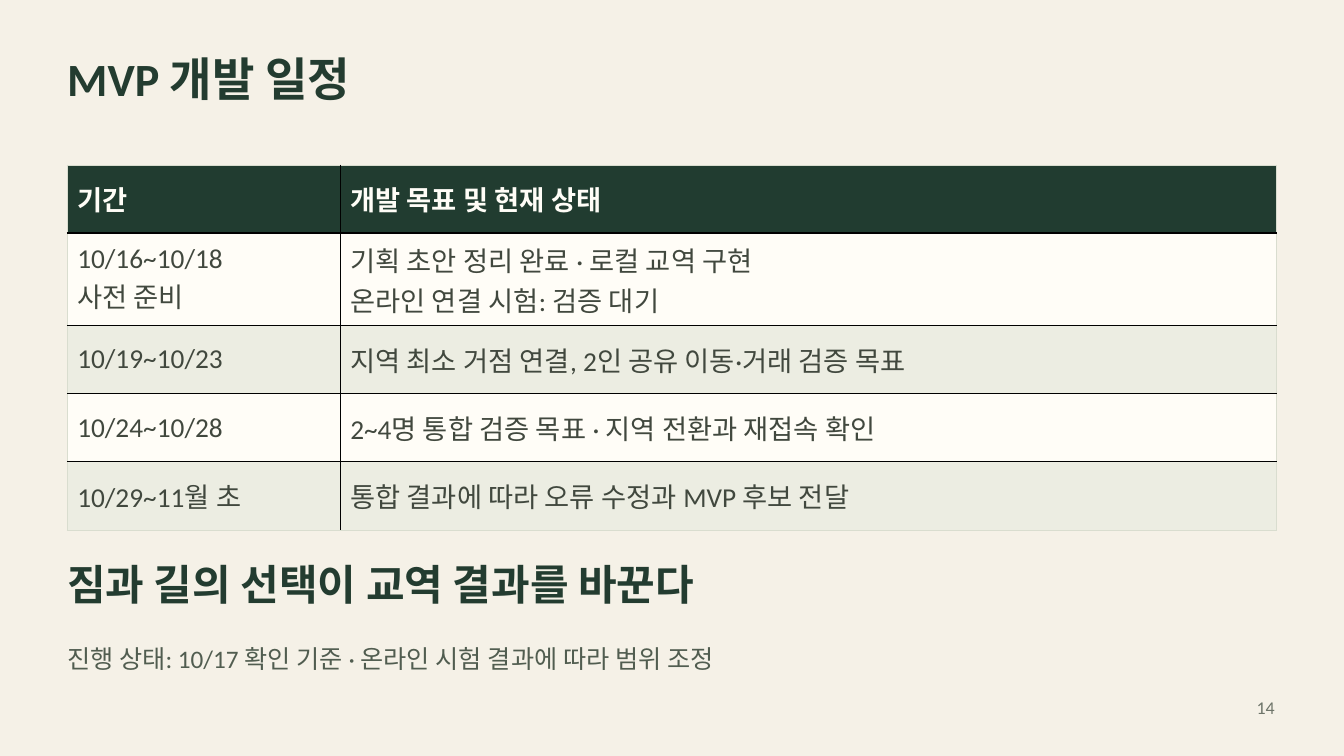
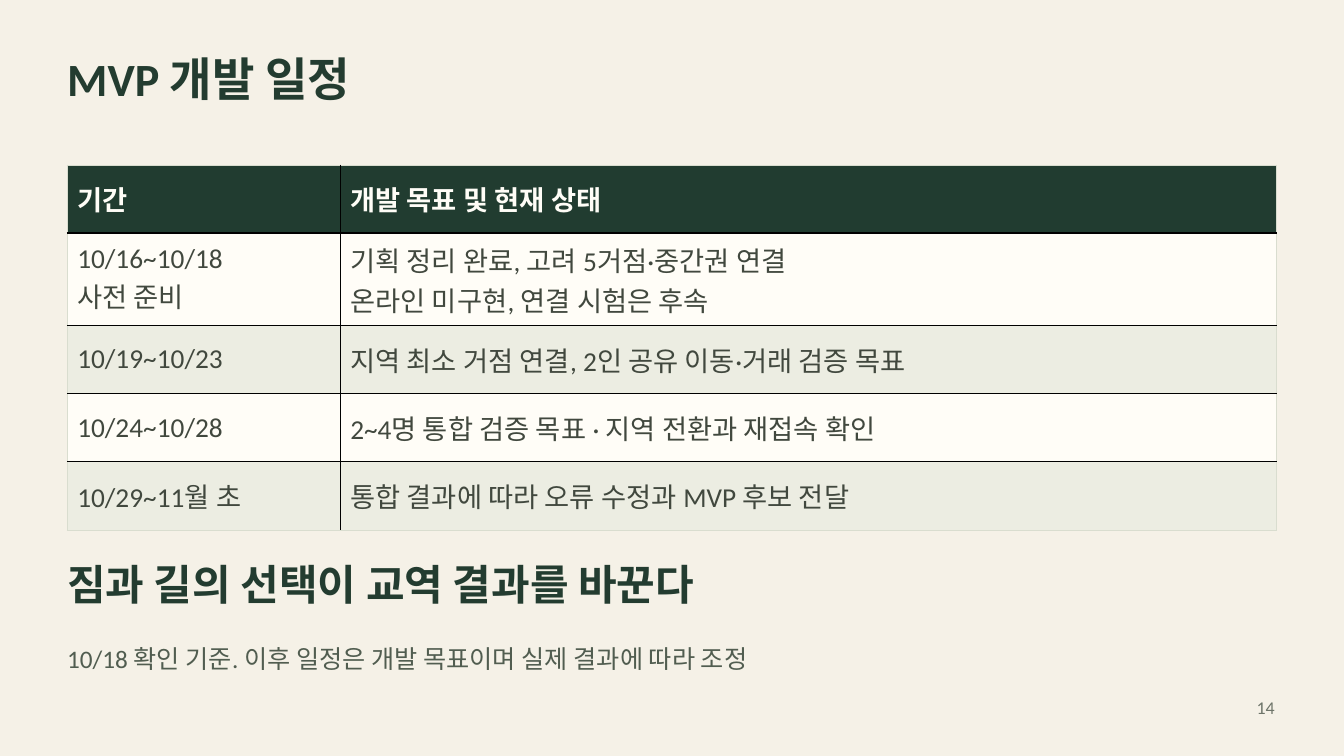
Before and after one commit to hundredman/pocket-caravan, a slide deck: slide 14 of Presentations/2026-10-19/팀별 게임 기획 발표 자료_최종.pptx. Drawn at 1344x756 pixels with LibreOffice and Linux fonts; fonts in the diff are those of the drawing. Boxes give left, top, right and bottom in pixels: in the first picture for what was removed or moved away, otherwise in the second. Text is boxed around its words. In the diff, an @@ line names an element or a change of style, - is before the commit and + after.

```diff
--- a/Presentations/2026-10-19/팀별 게임 기획 발표 자료_최종.pptx
+++ b/Presentations/2026-10-19/팀별 게임 기획 발표 자료_최종.pptx
@@ table at (68, 165, 1277, 513) @@
-row 2, column 2: 기획 초안 정리 완료 · 로컬 교역 구현 / 온라인 연결 시험: 검증 대기
+row 2, column 2: 기획 정리 완료, 고려 5거점·중간권 연결 / 온라인 미구현, 연결 시험은 후속
@@ text at (67, 647, 747, 670): text changed @@
-진행 상태: 10/17 확인 기준 · 온라인 시험 결과에 따라 범위 조정
+10/18 확인 기준. 이후 일정은 개발 목표이며 실제 결과에 따라 조정
```
Also in this commit, not shown: 9 other slides changed, 1 slide added, 1 slide removed, 6 other files.
